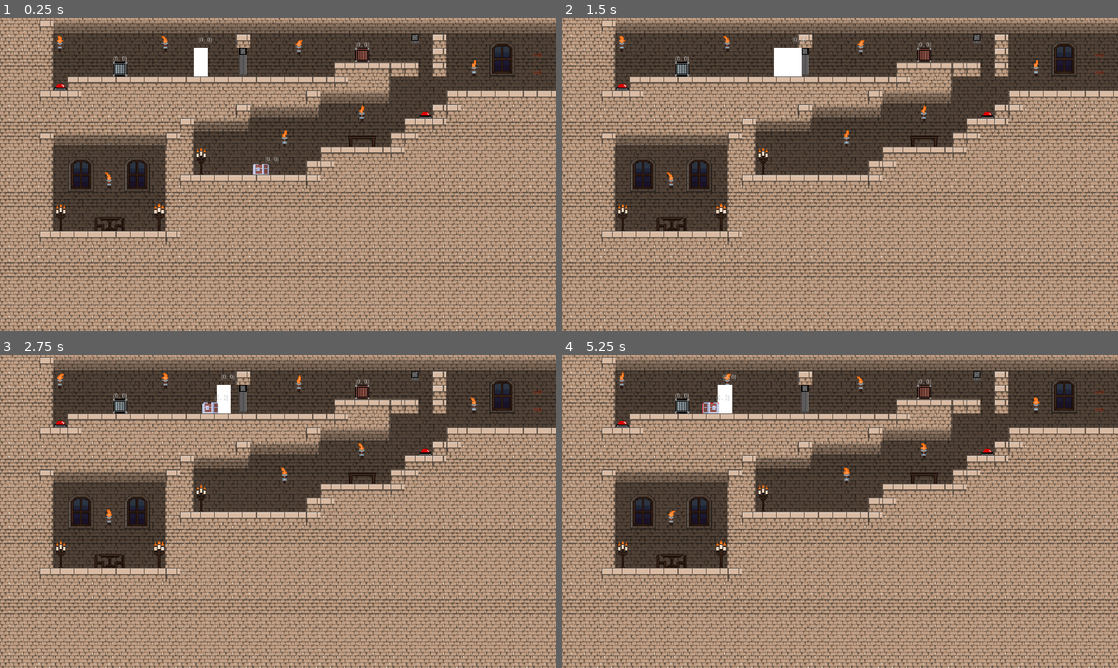
Above: before the commit, frames 1-4 (two rows, left to right).
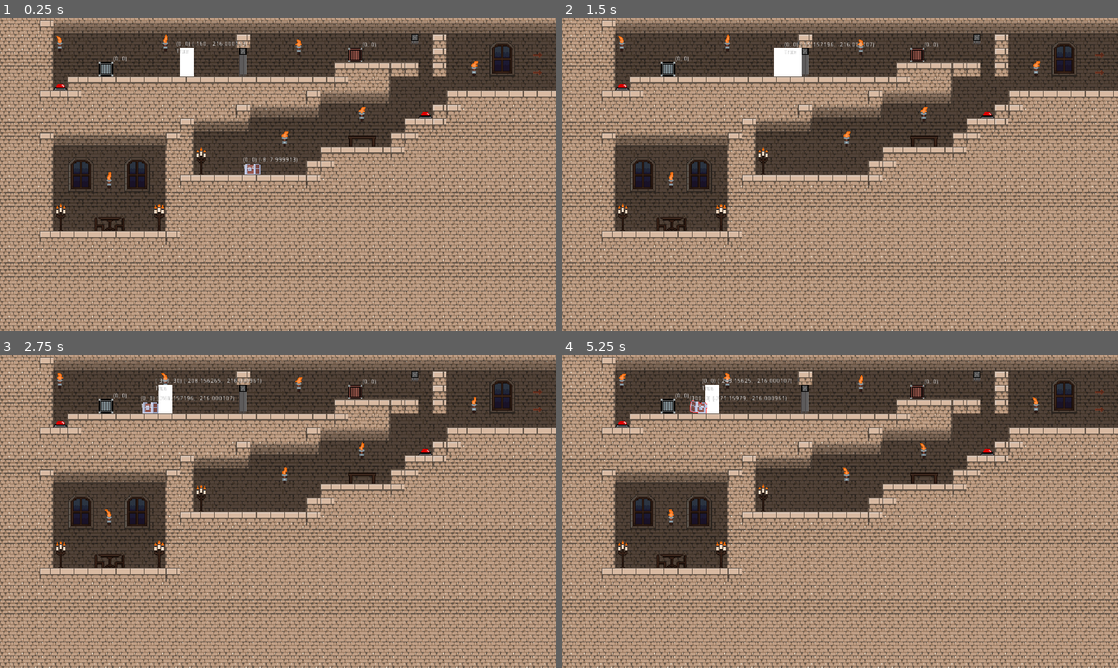
Above: after the commit, the same moments.

Repository: FireSquid6/Poltergeist-Heist
Game: Godot game, scene res://scenes/level_0.tscn
Same seed, same stepped clock (60 frames per second), same inputs: the game is played once before the commit and once after it.
Inputs:
- Up to frame 1 (0.25 s): no input
- Up to frame 2 (1.5 s): hold Right (plr_right) from 0.53 s (still down); tap X (plr_merge) at 0.6 s; tap Up (plr_jump) at 0.77 s; tap Z (plr_switch) at 1.35 s
- Up to frame 3 (2.75 s): tap Up (plr_jump) at 1.52 s; release Right (plr_right) at 2.03 s; hold Left (plr_left) from 2.03 s (still down); tap X (plr_merge) at 2.1 s
- Up to frame 4 (5.25 s): release Left (plr_left) at 2.78 s; hold Right (plr_right) 2.78-4.28 s; tap Z (plr_switch) at 2.85, 4.35 s; tap Up (plr_jump) at 3.02, 3.77, 4.52 s; tap X (plr_merge) at 3.6, 5.1 s; hold Left (plr_left) 4.28-5.03 s; hold Right (plr_right) from 5.03 s (still down)

The runs differ from the first frame. In frame 1, 1.2% of the frame differs, in the area x 10-86%, y 5-60%; in frame 2, 0.6%; in frame 3, 1.3%; in frame 4, 1.2%.

Commit message:
fix the pushing system

Diff:
--- a/src/classes/movable/moveable.gd
+++ b/src/classes/movable/moveable.gd
@@ -14,7 +14,8 @@
 
 
 func setup():
-	set_safe_margin(0.0001)
+	set_safe_margin(0.001)
+	set_collision_layer_bit(9, true)
 
 
 func _ready():
@@ -23,18 +24,20 @@
 
 func process_movement():
 	# fall
-	if !on_floor and do_gravity:
+	if do_gravity:
 		velocity.y += GRV
 
 	# move
+	var pre_velocity = velocity
 	velocity = move_and_slide(velocity, Vector2.UP)
 
 	# push
 	for i in get_slide_count():
-		var collided = get_slide_collision(i)
-		if collided as Movable:
-			if collided.pushable:
-				collided.push(velocity)
+		var collided = get_slide_collision(i).collider
+		if (collided as Movable != null) and (floor(collided.position.y) <= floor(position.y)):
+			if collided.push(Vector2(pre_velocity.x, 0), false):
+				velocity = pre_velocity
+				#move_and_slide(velocity)
 
 	# get on floor
 	on_floor = is_on_floor()
@@ -42,7 +45,7 @@
 
 func push(vel: Vector2, force: bool) -> bool:
 	if pushable and !force:
-		velocity += vel
+		move_and_slide(vel)
 		return true
 	else:
 		return false
--- a/src/instances/level_entities/crate/crate.gd
+++ b/src/instances/level_entities/crate/crate.gd
@@ -2,6 +2,10 @@
 class_name Crate
 
 export var heavy = false
+
+
+func _init():
+	pushable = true
 
 
 func _physics_process(delta):
--- a/src/instances/level_entities/crate/crate.tscn
+++ b/src/instances/level_entities/crate/crate.tscn
@@ -18,27 +18,17 @@
 
 [node name="Crate" type="KinematicBody2D"]
 collision_layer = 4
+collision_mask = 7
 script = ExtResource( 1 )
 
 [node name="AnimatedSprite" type="AnimatedSprite" parent="."]
-position = Vector2( 16, -16 )
+position = Vector2( -16, -16 )
 frames = SubResource( 2 )
 script = ExtResource( 2 )
 
 [node name="CollisionShape2D" type="CollisionShape2D" parent="."]
-position = Vector2( 16, -15.875 )
+position = Vector2( -16, -15.875 )
 shape = SubResource( 1 )
-
-[node name="RayCast2D" type="RayCast2D" parent="."]
-position = Vector2( 1, 0 )
-enabled = true
-cast_to = Vector2( 0, 1 )
-collision_mask = 3
-
-[node name="RayCast2D2" type="RayCast2D" parent="."]
-position = Vector2( 31, 0 )
-enabled = true
-cast_to = Vector2( 0, 1 )
 
 [node name="Label" type="Label" parent="."]
 margin_top = -46.0
--- a/src/instances/players/combined/combined.tscn
+++ b/src/instances/players/combined/combined.tscn
@@ -3,27 +3,23 @@
 [ext_resource path="res://instances/players/lanky/player.gd" type="Script" id=1]
 
 [sub_resource type="RectangleShape2D" id=1]
-extents = Vector2( 31, 31.5 )
+extents = Vector2( 31, 31.25 )
 
 [node name="Combined" type="KinematicBody2D"]
-position = Vector2( -32, -64 )
 collision_layer = 2
 collision_mask = 7
 script = ExtResource( 1 )
 jump_time = 0.01
 jump_spd = 200
 
+[node name="Polygon2D" type="Polygon2D" parent="."]
+position = Vector2( -33, -16 )
+scale = Vector2( 1.5, 1.984 )
+polygon = PoolVector2Array( -20.6667, -24, -20.6667, 8.06452, 22, 8.06452, 22, -24 )
+
 [node name="CollisionShape2D" type="CollisionShape2D" parent="."]
-position = Vector2( 0, 32.5 )
+position = Vector2( -32, -31.25 )
 shape = SubResource( 1 )
-
-[node name="Polygon2D" type="Polygon2D" parent="CollisionShape2D"]
-position = Vector2( -1, 15.6159 )
-scale = Vector2( 1.5, 1.984 )
-polygon = PoolVector2Array( -20.6667, -24, -20.6667, 8.0061, 22, 8.0061, 22, -24 )
-__meta__ = {
-"_edit_lock_": true
-}
 
 [node name="Timers" type="Node" parent="."]
 
@@ -31,10 +27,9 @@
 one_shot = true
 
 [node name="Label" type="Label" parent="."]
-margin_left = 10.0
-margin_top = -25.0
-margin_right = 50.0
-margin_bottom = -11.0
+margin_left = -40.0
+margin_top = -78.0
+margin_bottom = -64.0
 __meta__ = {
 "_edit_use_anchors_": false
 }
--- a/src/instances/players/lanky/player.gd
+++ b/src/instances/players/lanky/player.gd
@@ -16,6 +16,10 @@
 onready var can_jump = false
 export var jump_time = 0.2
 export var jump_spd = 400
+
+
+func _init():
+	pushable = true
 
 
 func _physics_process(delta):
@@ -65,7 +69,7 @@
 
 
 	process_movement()
-	$Label.text = str(velocity)
+	$Label.text = str(velocity) + " " + str(position) + "\n" + str(on_floor)
 
 
 # called whenever the player jumps
--- a/src/instances/players/lanky/player.tscn
+++ b/src/instances/players/lanky/player.tscn
@@ -6,20 +6,22 @@
 extents = Vector2( 15, 30 )
 
 [node name="Lanky" type="KinematicBody2D"]
-position = Vector2( -32, -64 )
 collision_layer = 2
 collision_mask = 7
 script = ExtResource( 1 )
 jump_time = 0.1
 
 [node name="Polygon2D" type="Polygon2D" parent="."]
-position = Vector2( 15, 47 )
+position = Vector2( -17, -17 )
 scale = Vector2( 1.5, 1.984 )
-polygon = PoolVector2Array( -10, -24.1935, -10, 8.56855, -9.37083, 8.56855, 11.3333, 8.56855, 11.3333, -24.1935 )
+polygon = PoolVector2Array( -10, -23.6895, -10, 8.56855, -9.37083, 8.56855, 11.3333, 8.56855, 11.3333, -23.6895 )
 
 [node name="CollisionShape2D" type="CollisionShape2D" parent="."]
-position = Vector2( 16, 34 )
+position = Vector2( -16, -30 )
 shape = SubResource( 1 )
+__meta__ = {
+"_edit_lock_": true
+}
 
 [node name="Timers" type="Node" parent="."]
 
@@ -27,15 +29,14 @@
 one_shot = true
 
 [node name="Label" type="Label" parent="."]
-margin_left = 10.0
-margin_top = -25.0
-margin_right = 50.0
-margin_bottom = -11.0
+margin_left = -40.0
+margin_top = -80.0
+margin_bottom = -66.0
 __meta__ = {
 "_edit_use_anchors_": false
 }
 
 [node name="MergePosition" type="Position2D" parent="."]
-position = Vector2( 0, -1 )
+position = Vector2( -32, -64 )
 
 [connection signal="timeout" from="Timers/JumpTime" to="." method="_on_JumpTime_timeout"]
--- a/src/instances/players/stubby/stubby.tscn
+++ b/src/instances/players/stubby/stubby.tscn
@@ -30,19 +30,14 @@
 jump_spd = 300
 
 [node name="CollisionShape2D" type="CollisionShape2D" parent="."]
-position = Vector2( 1, 3.5 )
+position = Vector2( -18, -12.5 )
 shape = SubResource( 1 )
-__meta__ = {
-"_edit_lock_": true
-}
 
 [node name="AnimatedSprite" type="AnimatedSprite" parent="."]
+position = Vector2( -19, -16 )
 frames = SubResource( 2 )
 animation = "idle"
 script = ExtResource( 5 )
-__meta__ = {
-"_edit_lock_": true
-}
 
 [node name="Timers" type="Node" parent="."]
 
@@ -50,15 +45,14 @@
 one_shot = true
 
 [node name="Label" type="Label" parent="."]
-margin_left = 10.0
-margin_top = -25.0
-margin_right = 50.0
-margin_bottom = -11.0
+margin_left = -40.0
+margin_top = -40.0
+margin_bottom = -26.0
 __meta__ = {
 "_edit_use_anchors_": false
 }
 
 [node name="MergePosition" type="Position2D" parent="."]
-position = Vector2( 16, -40 )
+position = Vector2( 0, -64 )
 
 [connection signal="timeout" from="Timers/JumpTime" to="." method="_on_JumpTime_timeout"]
--- a/src/scenes/level_0.tscn
+++ b/src/scenes/level_0.tscn
@@ -33,7 +33,7 @@
 position = Vector2( 336, -128 )
 
 [node name="Crate" parent="Entities" index="3" instance=ExtResource( 13 )]
-position = Vector2( 176, -256 )
+position = Vector2( 192, -256 )
 
 [node name="Crate2" parent="Entities" index="4" instance=ExtResource( 13 )]
 position = Vector2( -376, -224 )
@@ -63,38 +63,40 @@
 
 [node name="Candelebra" parent="Decoration" index="6" instance=ExtResource( 3 )]
 position = Vector2( -272, 96 )
-frame = 0
 
 [node name="Candelebra3" parent="Decoration" index="7" instance=ExtResource( 3 )]
 position = Vector2( -176, -32 )
+frame = 0
 
 [node name="Candelebra2" parent="Decoration" index="8" instance=ExtResource( 3 )]
 position = Vector2( -496, 96 )
+frame = 0
 
 [node name="Torch" parent="Decoration" index="9" instance=ExtResource( 9 )]
 position = Vector2( -384, 0 )
-frame = 0
 
 [node name="Torch2" parent="Decoration" index="10" instance=ExtResource( 9 )]
 position = Vector2( 16, -96 )
+frame = 2
 
 [node name="Torch3" parent="Decoration" index="11" instance=ExtResource( 9 )]
 position = Vector2( 192, -152 )
+frame = 2
 
 [node name="Torch4" parent="Decoration" index="12" instance=ExtResource( 9 )]
 position = Vector2( 448, -256 )
+frame = 2
 
 [node name="Torch5" parent="Decoration" index="13" instance=ExtResource( 9 )]
 position = Vector2( 48, -304 )
-frame = 2
+frame = 1
 
 [node name="Torch6" parent="Decoration" index="14" instance=ExtResource( 9 )]
 position = Vector2( -496, -312 )
-frame = 1
+frame = 0
 
 [node name="Torch7" parent="Decoration" index="15" instance=ExtResource( 9 )]
 position = Vector2( -256, -312 )
-frame = 0
 
 [node name="Bench" parent="Decoration" index="16" instance=ExtResource( 12 )]
 position = Vector2( 192, -80 )
